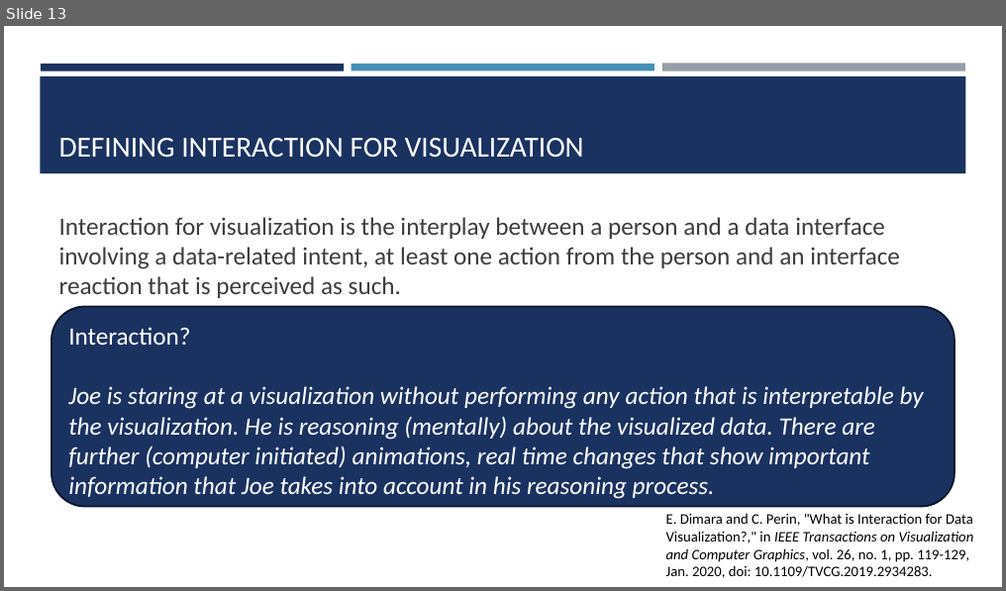
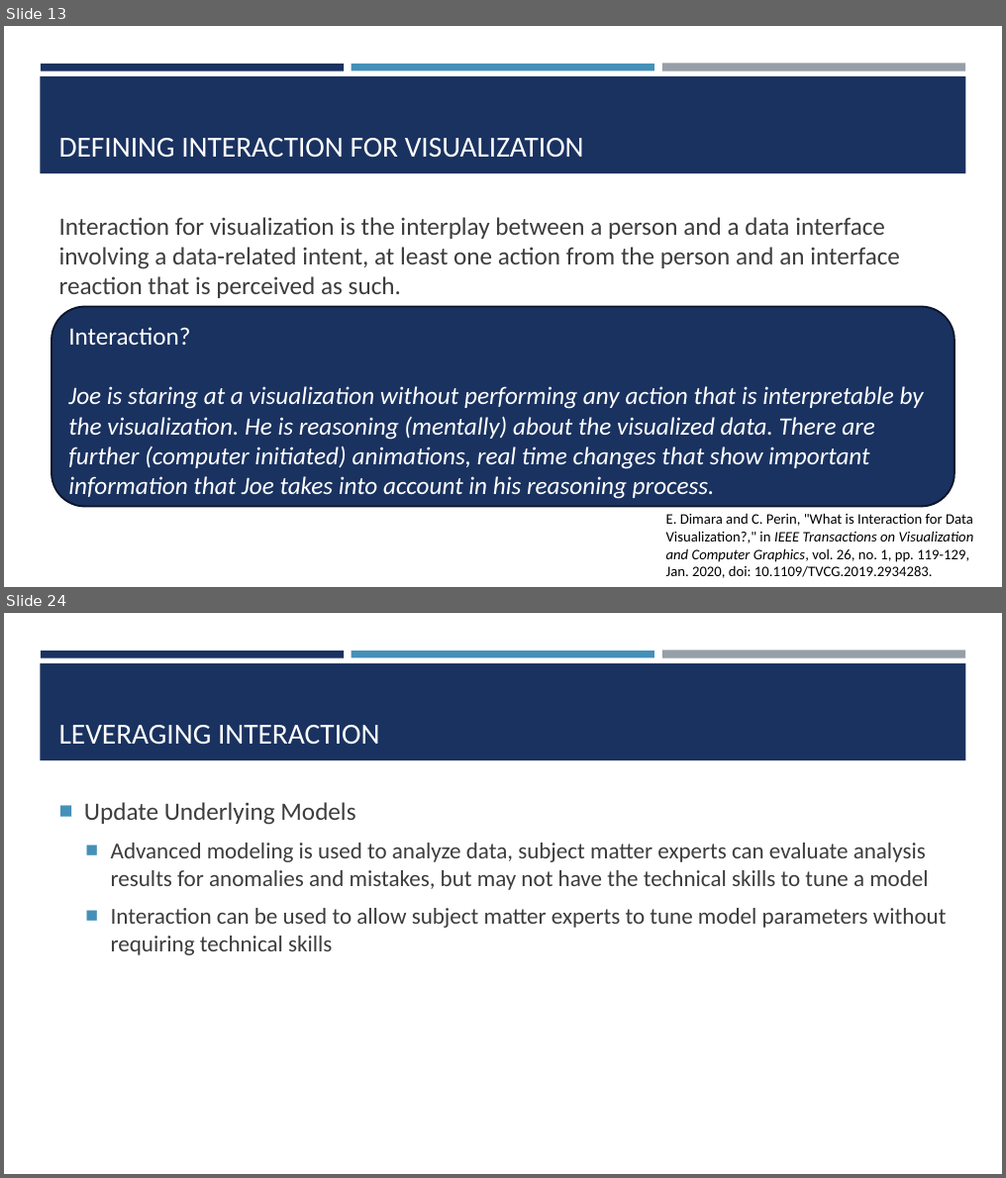
Before and after one commit to amosca01/SDS-CSC235, a slide deck: slides/05-interaction.pptx. Shown one above the other, each under a label of ours: slide 13 before the commit, slides 13 and 24 after it; the slides between them are not shown. The pictures are 1006x591 and 1006x1178 pixels, drawn with LibreOffice and Linux fonts; fonts in the diff are those of the drawing. Boxes give left, top, right and bottom in pixels: in the first picture for what was removed or moved away, otherwise in the second. Text is boxed around its words. In the diff, an @@ line names an element or a change of style, - is before the commit and + after.

Commit message:
interaction

```diff
--- a/slides/05-interaction.pptx
+++ b/slides/05-interaction.pptx
@@ slide 24 added at (x1=4, y1=613, x2=1002, y2=1174), background #FFFFFF; not listed: 4 template elements that a slide beside it also shows @@
@@ title added at (x1=59, y1=725, x2=380, y2=745), 28 pt, text #FFFFFF @@
+LEVERAGING INTERACTION
@@ text added at (x1=84, y1=802, x2=946, y2=956), 22 pt, text #3D3D3D @@
+■ Update Underlying Models
+  ■ Advanced modeling is used to analyze data, subject matter experts can evaluate analysis results for anomalies and mistakes, but may not have the technical skills to tune a model
+  ■ Interaction can be used to allow subject matter experts to tune model parameters without requiring technical skills
```
Also in this commit, not shown: 1 slide changed, 13 other slides added, 5 other files.
